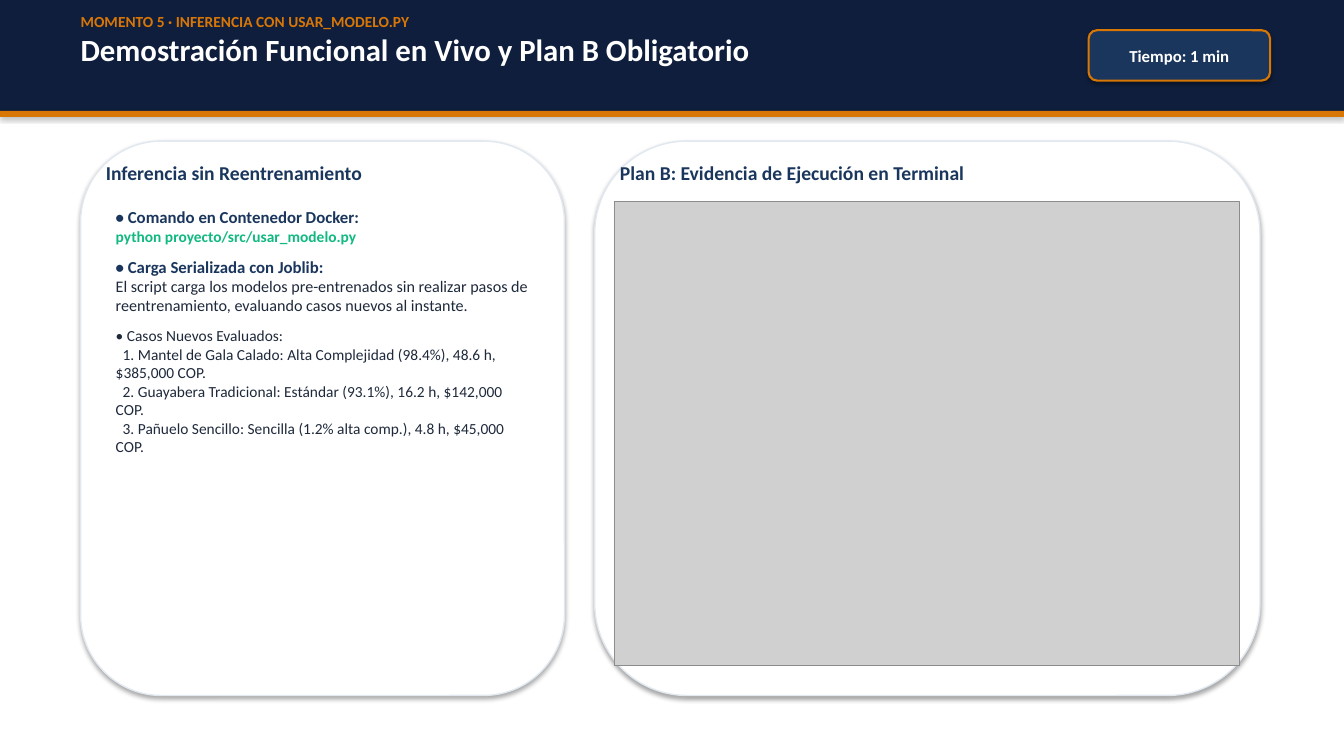
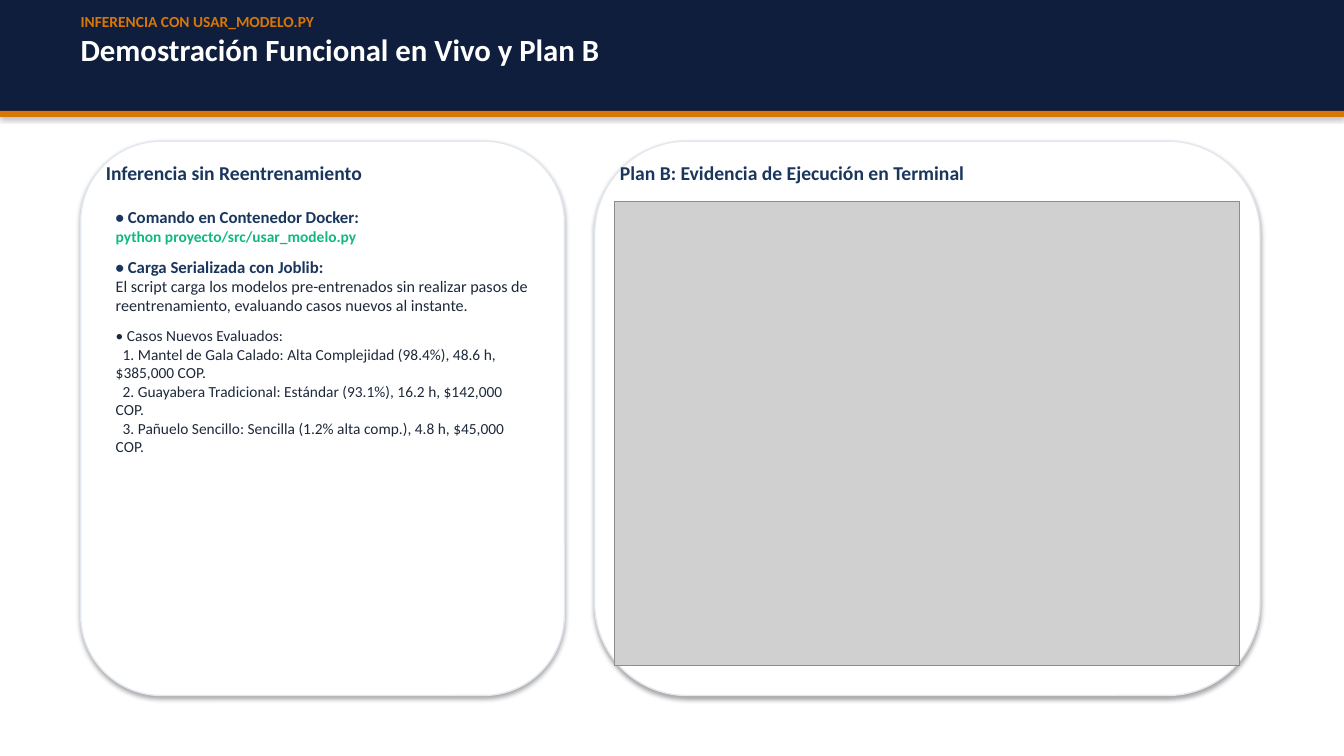
Before and after one commit to Cruz1905/curso-inteligencia-artificial, a slide deck: slide 6 of proyecto/Presentacion_Proyecto_Final_Grupo02_BordadosCartago.pptx. Drawn at 1344x756 pixels with LibreOffice and Linux fonts; fonts in the diff are those of the drawing; grey boxes stand for pictures. Boxes give left, top, right and bottom in pixels: in the first picture for what was removed or moved away, otherwise in the second. Text is boxed around its words. In the diff, an @@ line names an element or a change of style, - is before the commit and + after.

Commit message:
style(diapositivas): remover insignias de tiempo y referencias a minutos de las diapositivas

```diff
--- a/proyecto/Presentacion_Proyecto_Final_Grupo02_BordadosCartago.pptx
+++ b/proyecto/Presentacion_Proyecto_Final_Grupo02_BordadosCartago.pptx
@@ text at (x1=81, y1=17, x2=599, y2=66): text changed @@
-MOMENTO 5 · INFERENCIA CON USAR_MODELO.PY
-Demostración Funcional en Vivo y Plan B Obligatorio
+INFERENCIA CON USAR_MODELO.PY
+Demostración Funcional en Vivo y Plan B
@@ rounded rectangle removed at (x1=1089, y1=30, x2=1270, y2=81) @@
-Tiempo: 1 min
```
Also in this commit, not shown: 6 other slides changed, 4 other files.
